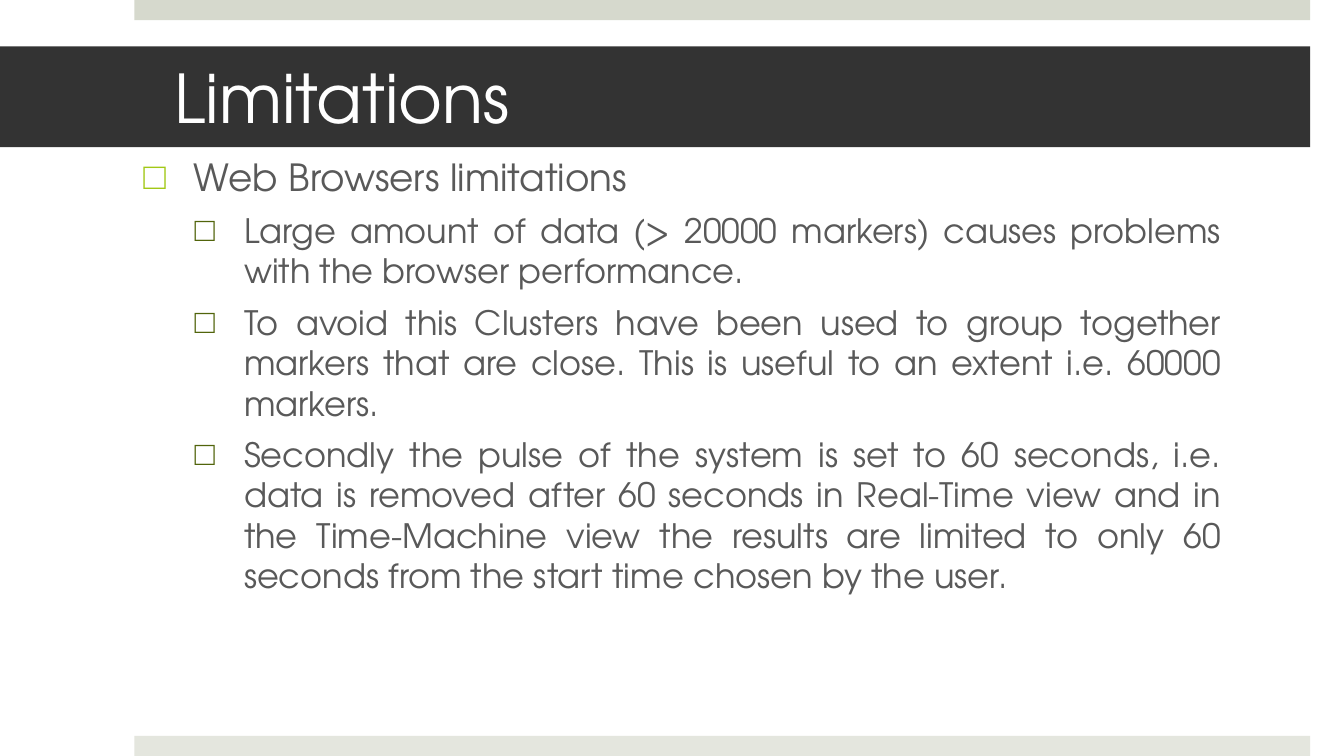
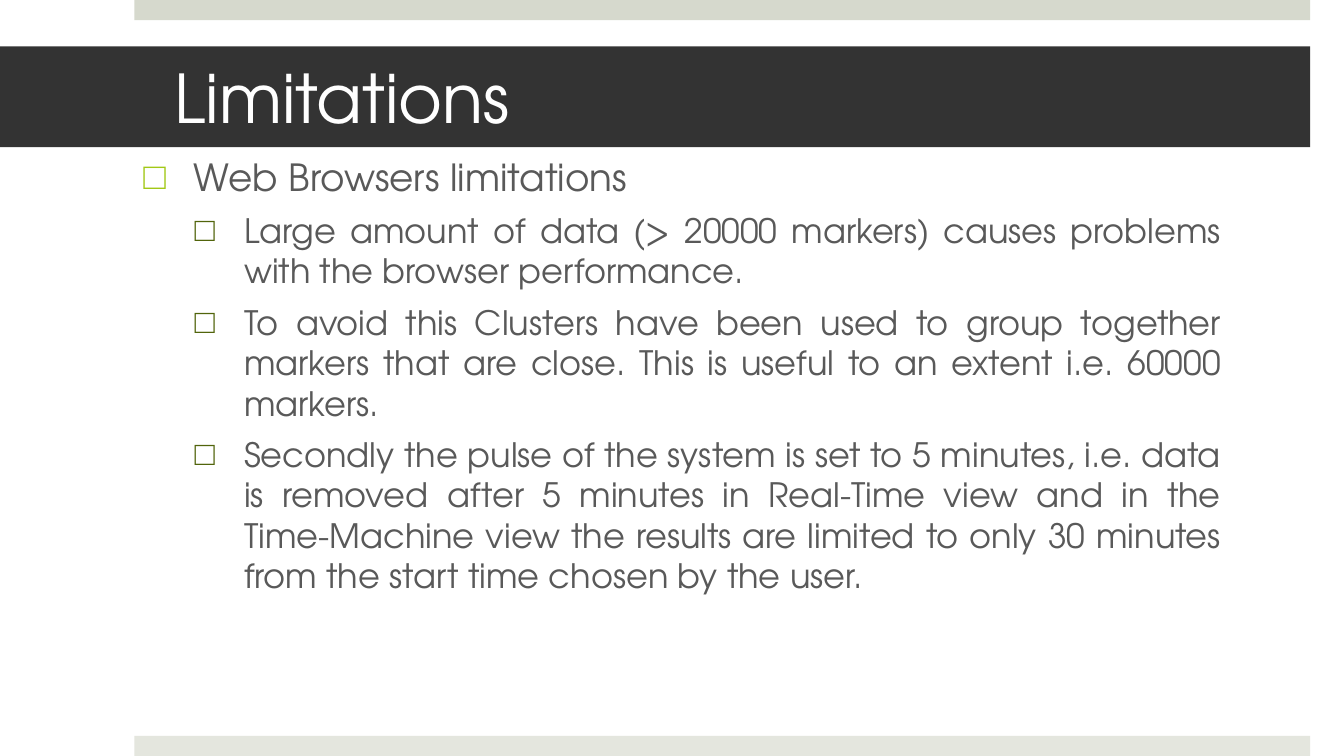
Before and after one commit to mistelip/SwarmPulse, a slide deck: slide 7 of Documents/presentation.pptx. Drawn at 1344x756 pixels with LibreOffice and Linux fonts; fonts in the diff are those of the drawing. Boxes give left, top, right and bottom in pixels: in the first picture for what was removed or moved away, otherwise in the second. Text is boxed around its words. In the diff, an @@ line names an element or a change of style, - is before the commit and + after.

```diff
--- a/Documents/presentation.pptx
+++ b/Documents/presentation.pptx
@@ text at (244,442,1221,595): text changed @@
-  □ Secondly the pulse of the system is set to 60 seconds, i.e. data is removed after 60 seconds in Real-Time view and in the Time-Machine view the results are limited to only 60 seconds from the start time chosen by the user.
+  □ Secondly the pulse of the system is set to 5 minutes, i.e. data is removed after 5 minutes in Real-Time view and in the Time-Machine view the results are limited to only 30 minutes from the start time chosen by the user.
```
Also in this commit, not shown: 1 other slide changed, 1 slide added, 21 other files.
